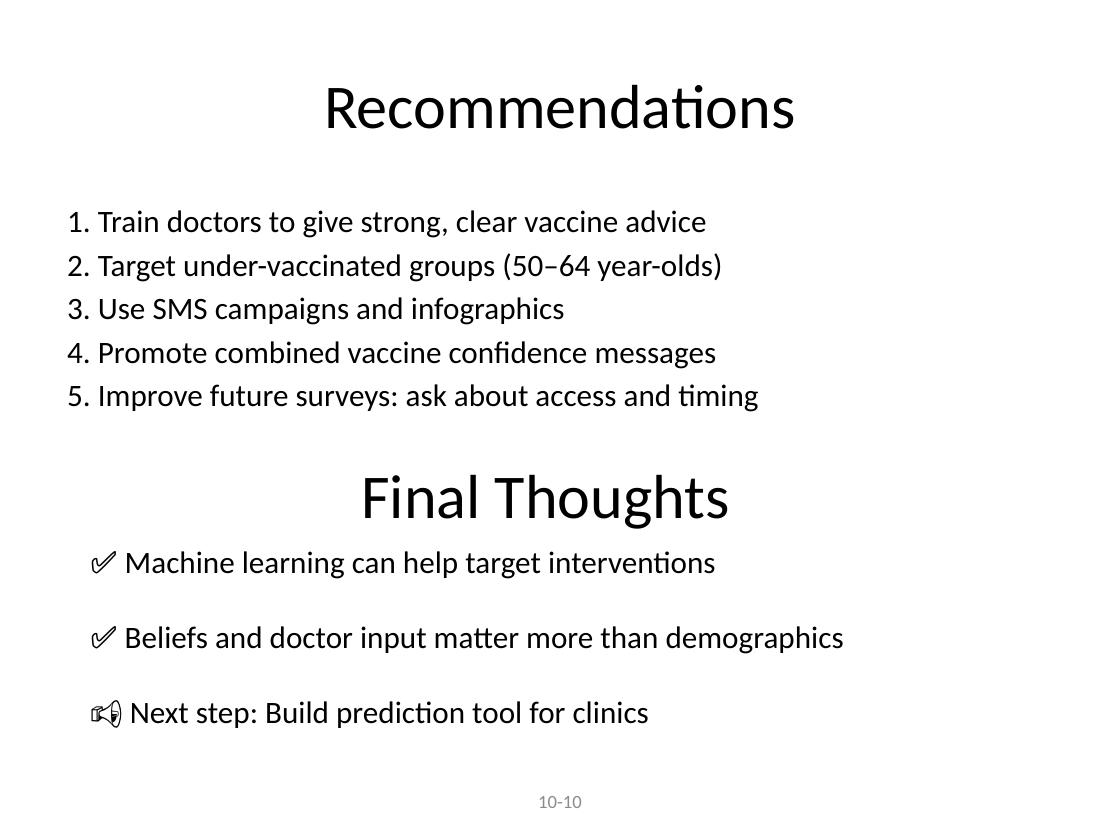
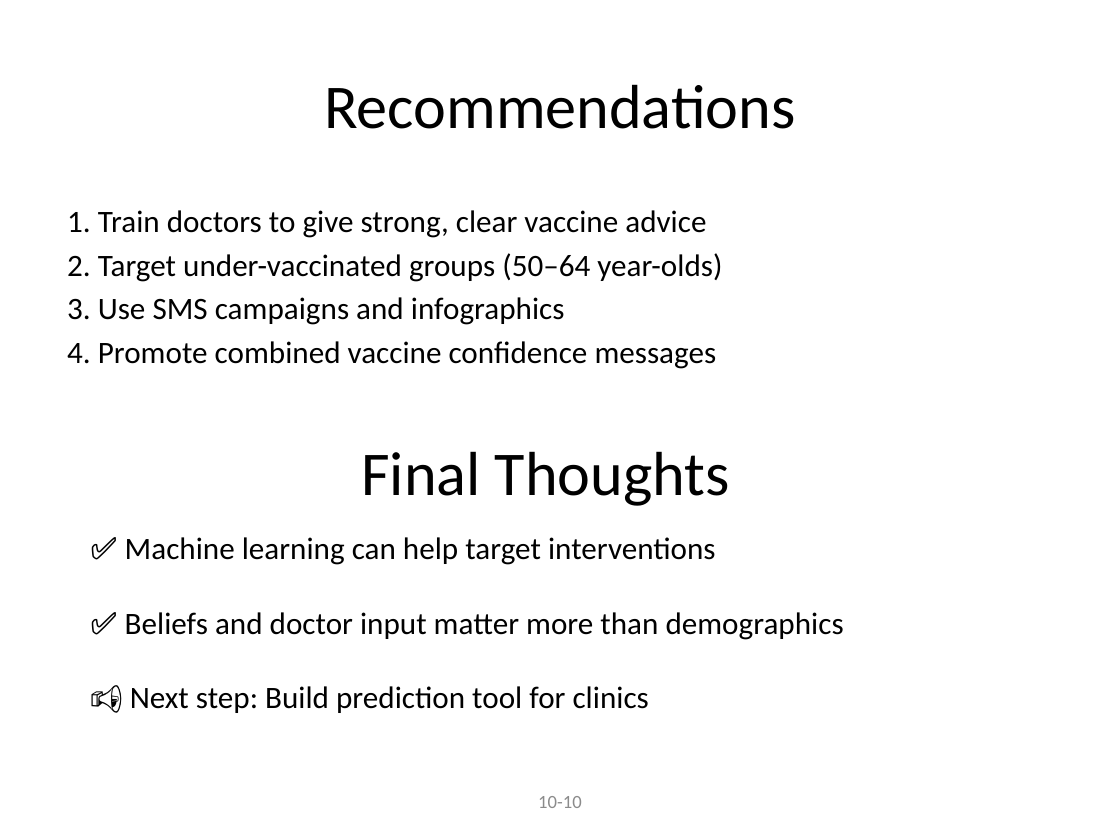
Before and after one commit to albert-raphael/alpha-group, a slide deck: slide 11 of documents/Flu_Vaccination_Predictor_Presentation.pptx. Drawn at 1120x840 pixels with LibreOffice and Linux fonts; fonts in the diff are those of the drawing. Boxes give left, top, right and bottom in pixels: in the first picture for what was removed or moved away, otherwise in the second. Text is boxed around its words. In the diff, an @@ line names an element or a change of style, - is before the commit and + after.

```diff
--- a/documents/Flu_Vaccination_Predictor_Presentation.pptx
+++ b/documents/Flu_Vaccination_Predictor_Presentation.pptx
@@ text at [67, 384, 758, 412]: paragraph removed @@
-5. Improve future surveys: ask about access and timing
@@ text "Final Thoughts": place and size @@
-text "Final Thoughts" at [361, 474, 730, 529]
+text "Final Thoughts" at [361, 451, 730, 506]
@@ text "✅ Machine learning can help ...": place and size @@
-text "✅ Machine learning can help ..." at [125, 551, 844, 728]
+text "✅ Machine learning can help ..." at [125, 537, 844, 713]
```
Also in this commit, not shown: 2 other slides changed, 1 other file.
